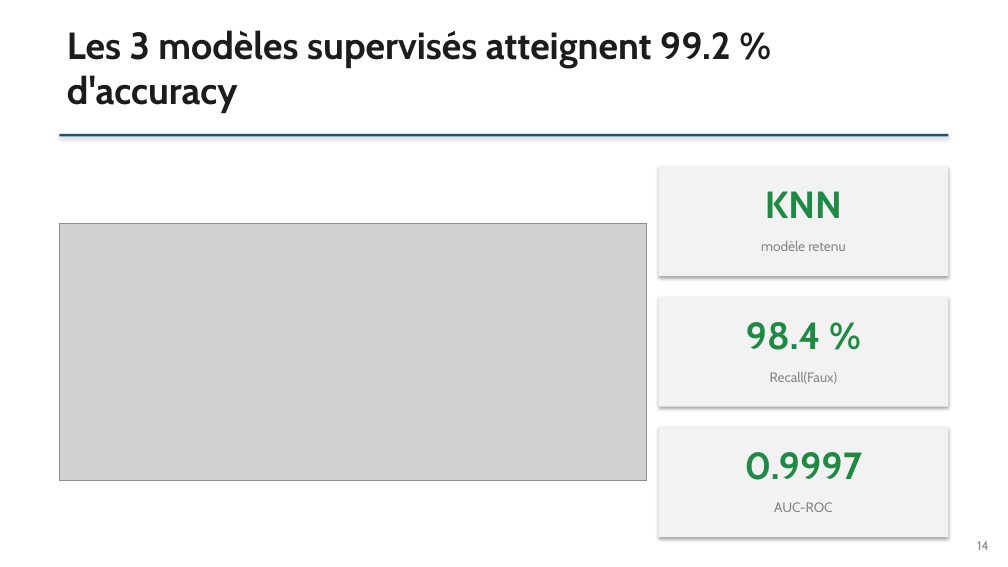
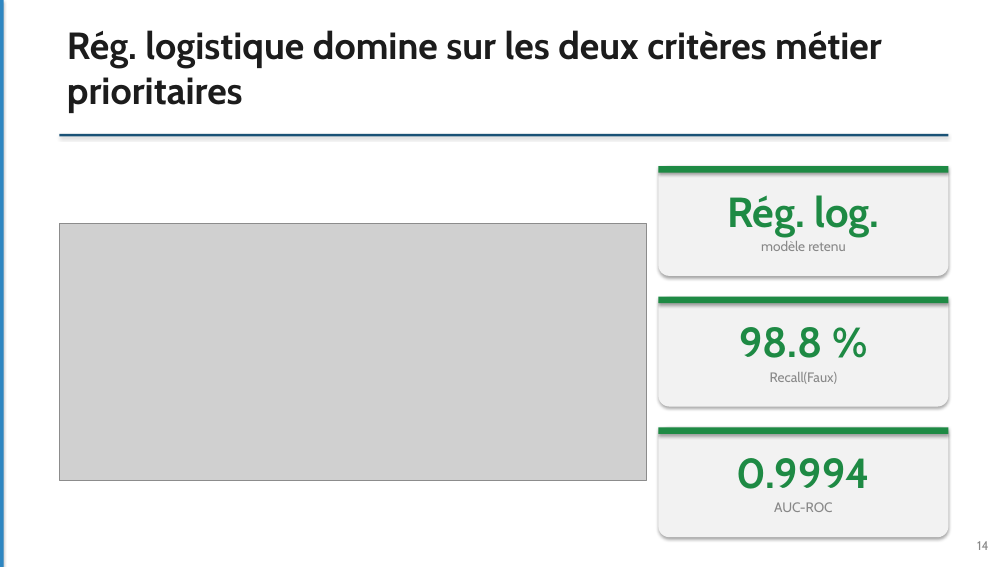
Before and after one commit to Elicesjo/PROJET-11-, a slide deck: slide 14 of Elices-Diez_Josy_3_Support_presentation_062026.pptx. Drawn at 1008x567 pixels with LibreOffice and Linux fonts; fonts in the diff are those of the drawing; grey boxes stand for pictures. Boxes give left, top, right and bottom in pixels: in the first picture for what was removed or moved away, otherwise in the second. Text is boxed around its words. In the diff, an @@ line names an element or a change of style, - is before the commit and + after.

```diff
--- a/Elices-Diez_Josy_3_Support_presentation_062026.pptx
+++ b/Elices-Diez_Josy_3_Support_presentation_062026.pptx
@@ rectangle added at box(0, 0, 4, 567), fill #2E86C1 @@
@@ text at box(67, 30, 882, 113): text changed @@
-Les 3 modèles supervisés atteignent 99.2 % d'accuracy
+Rég. logistique domine sur les deux critères métier prioritaires
@@ rectangle added at box(659, 166, 949, 173), fill #1E8A44 @@
@@ text at box(727, 195, 879, 237): text changed; size 36 to 40 pt @@
-KNN
+Rég. log.
@@ rectangle added at box(659, 297, 949, 304), fill #1E8A44 @@
@@ text at box(739, 327, 823, 358): text changed; size 36 to 40 pt @@
-98.4 %
+98.8 %
@@ rectangle to rounded rectangle in 3 elements at box(659, 166, 949, 276), box(659, 297, 949, 407), box(659, 427, 949, 537) @@
@@ rectangle added at box(659, 427, 949, 434), fill #1E8A44 @@
@@ text at box(737, 458, 871, 489): text changed; size 36 to 40 pt @@
-0.9997
+0.9994
```
Also in this commit, not shown: 12 other slides changed, 4 slides added, 2 slides removed, 18 other files.
